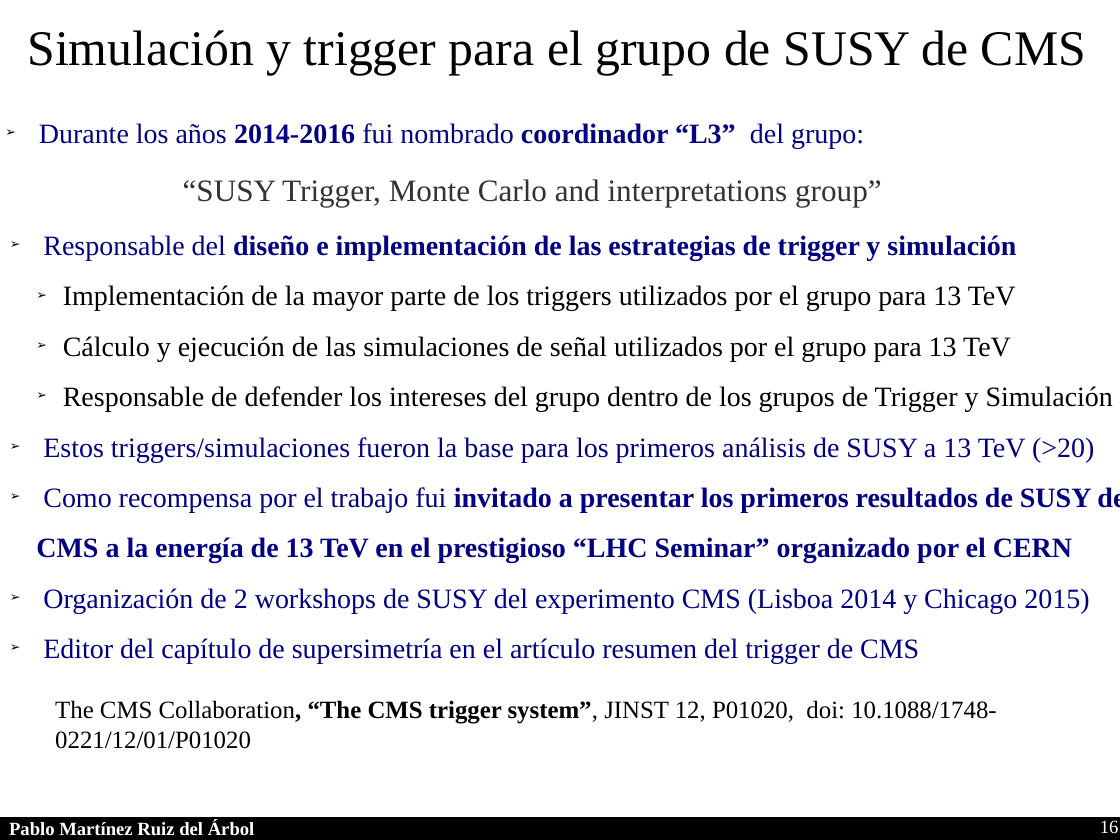
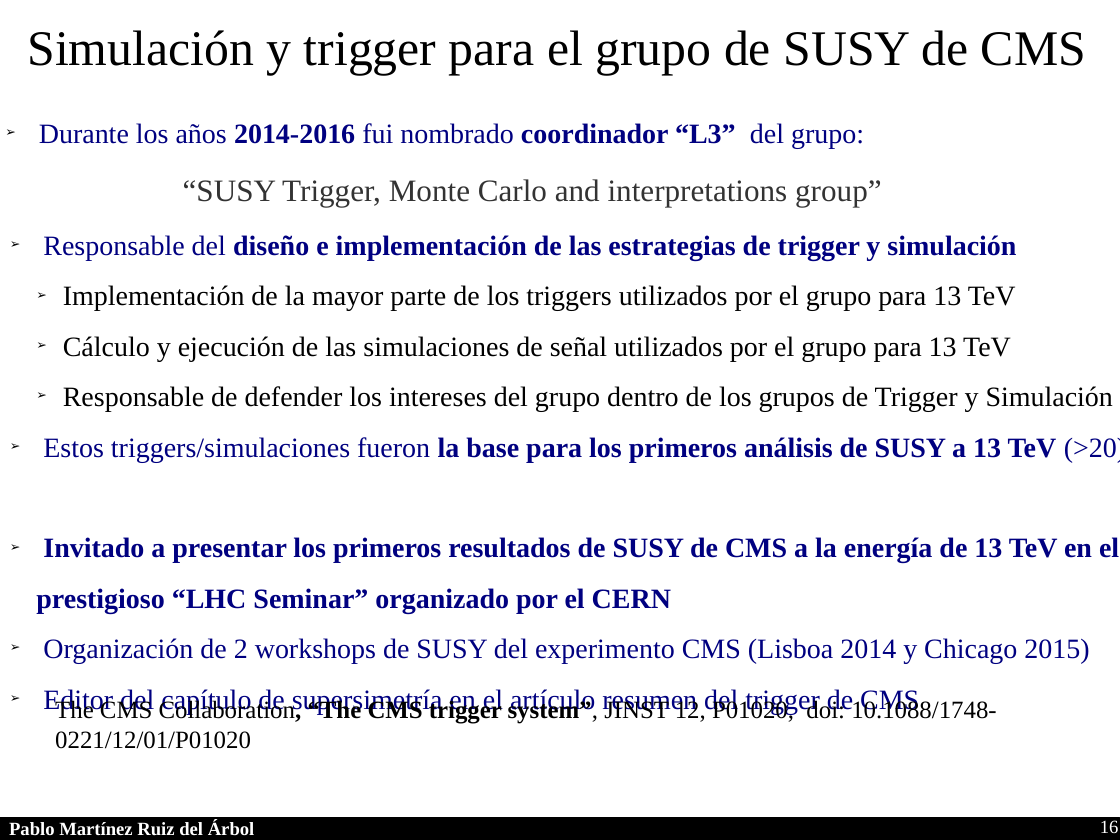
Before and after one commit to parbol/Plaza, a slide deck: slide 16 of Presentacion/Presentacion.odp. Drawn at 1120x840 pixels with LibreOffice and Linux fonts; fonts in the diff are those of the drawing. Boxes give left, top, right and bottom in pixels: in the first picture for what was removed or moved away, otherwise in the second. Text is boxed around its words. In the diff, an @@ line names an element or a change of style, - is before the commit and + after.

Commit message:
Updates

```diff
--- a/Presentacion/Presentacion.odp
+++ b/Presentacion/Presentacion.odp
@@ text at [43, 437, 1120, 462]: bold on in "la base para los primeros análisis de ..." @@
@@ text at [36, 537, 1119, 613]: text changed @@
-➢ Como recompensa por el trabajo fui invitado a presentar los primeros resultados de SUSY de CMS a la energía de 13 TeV en el prestigioso “LHC Seminar” organizado por el CERN
+➢ Invitado a presentar los primeros resultados de SUSY de CMS a la energía de 13 TeV en el prestigioso “LHC Seminar” organizado por el CERN
```
Also in this commit, not shown: 1 other slide changed, 3 slides added, 1 slide removed.
